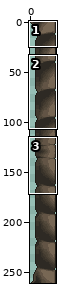
Sprite sheet, stored at resizeable_mode/side_panel_edge_right.png. The first picture is a wide view before the edit; the outline marks the close-up.
Close-up. As it was:
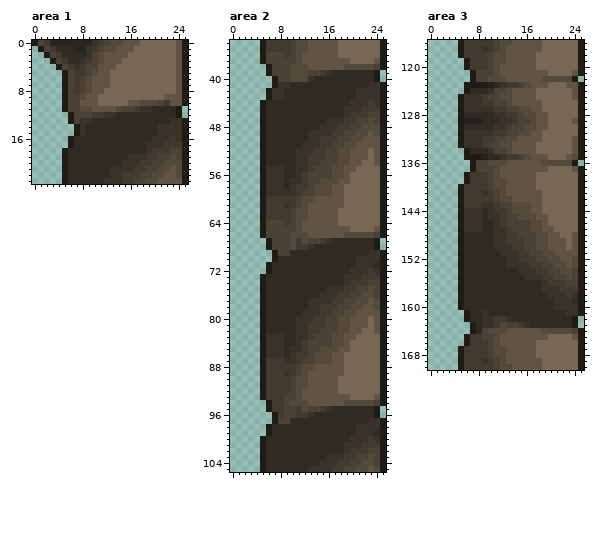
The file is 26x261 pixels. Colours within 5 levels of each other are drawn and written as one. Shown: area 1: x 0..25, y 0..23; area 2: x 0..25, y 34..105; area 3: x 0..25, y 116..170. The commit also changed other parts of the picture, which this record leaves out.
After the commit:
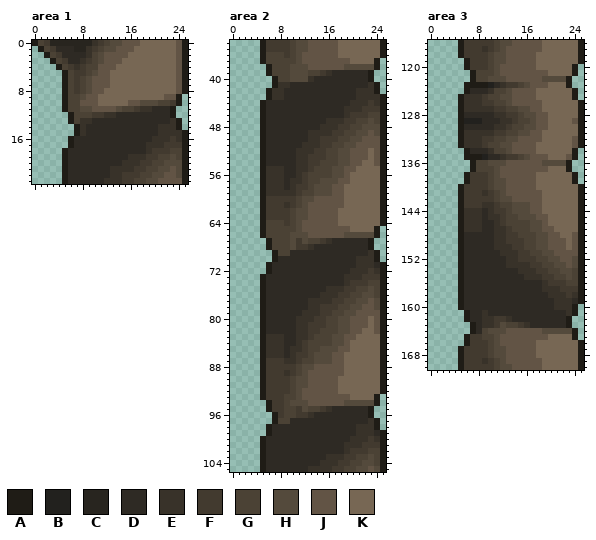
Palette (. is transparent): A #1f1c16  B #22211e  C #28251f  D #2e2a24  E #383229  F #423a2f  G #4b4235  H #544a3c  J #625445  K #776754
Edits made:
Area 1:
Colour D gives way to colour A in rows 11 to 12 at x 23.
Colour E gives way to colour A in rows 13 to 14 at x 24.
Colour J gives way to colour A in rows 9 to 10 at x 24.
Colour J gives way to colour F in row 10 at x 23.
Colour F gives way to colour G in row 10 at x 22.
The edit erases colour A in rows 9 to 10 at x 25; in rows 11 to 12 at x 24; in rows 13 to 14 at x 25.
Area 2:
Colour D gives way to colour A in rows 39 to 40 at x 23; in rows 67 to 68 at x 23; in rows 95 to 96 at x 23.
Colour E gives way to colour A in rows 41 to 42 at x 24; in rows 69 to 70 at x 24; in rows 97 to 98 at x 24.
Colour G gives way to colour A in row 38 at x 24; in row 66 at x 24; in row 94 at x 24.
Colour J gives way to colour A in row 37 at x 24; in row 65 at x 24; in row 93 at x 24.
The edit erases colour A in rows 37 to 38 at x 25; in rows 39 to 40 at x 24; in rows 41 to 42 at x 25; in rows 65 to 66 at x 25; in rows 67 to 68 at x 24; in rows 69 to 70 at x 25.
The edit erases colour A in rows 93 to 94 at x 25; in rows 95 to 96 at x 24; in rows 97 to 98 at x 25.
Area 3:
Colour D gives way to colour A in rows 162 to 163 at x 23.
Colour E gives way to colour A in rows 160 to 161 at x 24.
Colour G gives way to colour A in row 164 at x 24.
Colour H gives way to colour A in row 122 at x 23; in row 135 at x 24; in row 136 at x 23.
Colour J gives way to colour A in row 121 at x 24; in row 123 at x 23; in rows 124 to 125 at x 24; in row 134 at x 24; in row 165 at x 24.
Colour K gives way to colour A in row 120 at x 24; in row 137 at x 23; in rows 138 to 139 at x 24.
The edit erases colour A in rows 120 to 121 at x 25; in row 122 at x 24; in rows 123 to 125 at x 25; in rows 134 to 135 at x 25; in row 136 at x 24; in rows 137 to 139 at x 25.
The edit erases colour A in rows 160 to 161 at x 25; in rows 162 to 163 at x 24; in rows 164 to 165 at x 25.
The edit erases colour J in row 123 at x 24; in row 137 at x 24.
Changed places in both close-ups, as pixel boxes (x1, y1, x2, y2):
changed: (164, 94, 188, 130)
changed: (368, 58, 386, 94)
changed: (368, 226, 386, 262)
changed: (368, 394, 386, 430)
changed: (566, 64, 584, 100)
changed: (566, 148, 584, 184)
changed: (566, 304, 584, 340)
